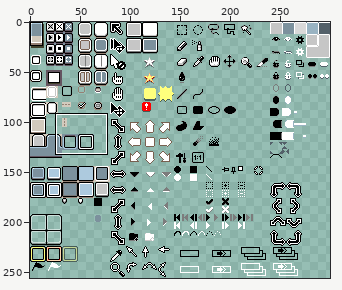
One commit to this sprite sheet: data/skins/default/sheet.png. The first picture is a wide view before the edit; the outline marks the close-up.
Close-up. Before the edit:
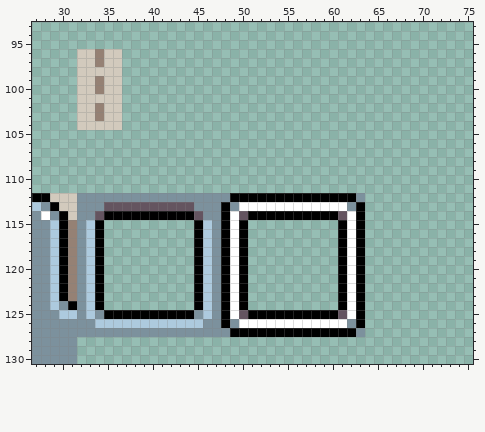
The file is 300x256 pixels. Colours within 5 levels of each other are drawn and written as one. Shown: x 27..75, y 93..130.
After:
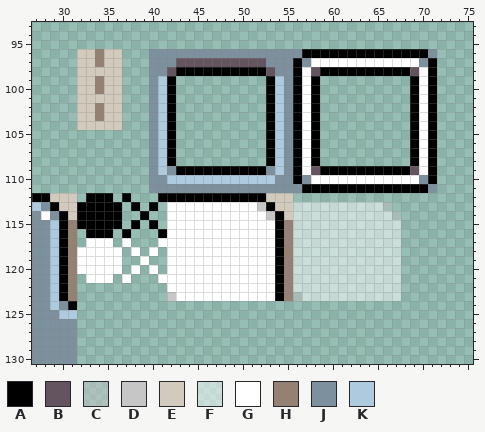
Palette (. is transparent): A #000000  B #645460  C #c6c6c680  D #c6c6c6  E #d2cabd  F #ffffff80  G #ffffff  H #958174  J #7c919d  K #adcade
Difference:
y 96: x 40..71 ................................ -> JJJJJJJJJJJJJJJJJAAAAAAAAAAAAAAJ
y 97: x 40..71 ................................ -> JJJBBBBBBBBBBJJJAJGGGGGGGGGGGGJA
y 98: x 40..71 ................................ -> JJBAAAAAAAAAABJJAGBAAAAAAAAAABGA
y 99..108: x 40..42 ... -> JKA; x 53..58 ...... -> AKJAGA; x 69..71 ... -> AGA
y 109: x 40..71 ................................ -> JKJAAAAAAAAAAJKJAGBAAAAAAAAAABGA
y 110: x 40..71 ................................ -> JJKKKKKKKKKKKKJJAJGGGGGGGGGGGGJA
y 111: x 40..71 ................................ -> JJJJJJJJJJJJJJJJJAAAAAAAAAAAAAAJ
y 112: x 32..48 JJJJJJJJJJJJJJJJJ -> .AAA.A...AAAAAAAA; x 53..63 AAAAAAAAAAJ -> EEE........
y 113: x 32..49 JJJBBBBBBBBBBJJJAJ -> AAAAA.A.A.GGGGGGGG; x 52..66 GGGGGGGGGGJA... -> DAEEFFFFFFFFFFC
y 114: x 32..34 JJB -> AAA; x 37..38 AA -> ..; x 40..48 AAAAABJJA -> ..GGGGGGG; x 50..53 BAAA -> GGGD; x 55..67 AAAAAABGA.... -> EFFFFFFFFFFFC
y 115: x 32..33 JK -> AA; x 35..36 .. -> AA; x 38 . -> A; x 40 . -> A; x 42..48 ...AKJA -> GGGGGGG; x 50..67 A..........AGA.... -> GGGGAHFFFFFFFFFFFF
y 116: x 32..33 JK -> .A; x 35 . -> A; x 37 . -> A; x 41..48 ....AKJA -> AGGGGGGG; x 50..67 A..........AGA.... -> GGGGAHFFFFFFFFFFFF
y 117: x 32..35 JKA. -> .GGG; x 37 . -> G; x 41..48 ....AKJA -> GGGGGGGG; x 50..67 A..........AGA.... -> GGGGAHFFFFFFFFFFFF
y 118: x 32..36 JKA.. -> GGGGG; x 38 . -> G; x 40 . -> G; x 42..48 ...AKJA -> GGGGGGG; x 50..67 A..........AGA.... -> GGGGAHFFFFFFFFFFFF
y 119: x 32..36 JKA.. -> GGGGG; x 39 . -> G; x 42..48 ...AKJA -> GGGGGGG; x 50..67 A..........AGA.... -> GGGGAHFFFFFFFFFFFF
y 120: x 32..36 JKA.. -> GGGGG; x 38 . -> G; x 40 . -> G; x 42..48 ...AKJA -> GGGGGGG; x 50..67 A..........AGA.... -> GGGGAHFFFFFFFFFFFF
y 121: x 32..35 JKA. -> .GGG; x 37 . -> G; x 41..48 ....AKJA -> GGGGGGGG; x 50..67 A..........AGA.... -> GGGGAHFFFFFFFFFFFF
y 122: x 32..34 JKA -> ...; x 42..48 ...AKJA -> GGGGGGG; x 50..67 A..........AGA.... -> GGGGAHFFFFFFFFFFFF
y 123: x 32..34 JKA -> ...; x 42..48 ...AKJA -> DGGGGGG; x 50..67 A..........AGA.... -> GGGGAHCFFFFFFFFFFF
y 124: x 32..34 JKA -> ...; x 45..50 AKJAGA -> ......; x 61..63 AGA -> ...
y 125: x 32..63 JKJAAAAAAAAAAJKJAGBAAAAAAAAAABGA -> ................................
y 126: x 32..63 JJKKKKKKKKKKKKJJAJGGGGGGGGGGGGJA -> ................................
y 127: x 32..63 JJJJJJJJJJJJJJJJJAAAAAAAAAAAAAAJ -> ................................
Where, in picture pixels (left, top, right, bottom), the same in both close-ups:
changed: (77, 49, 437, 337)
